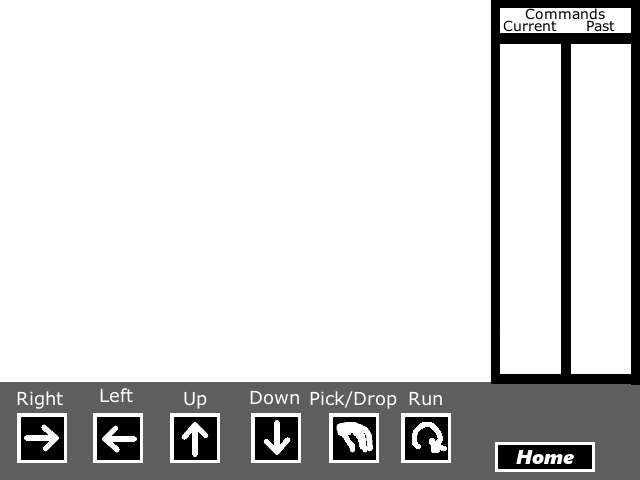
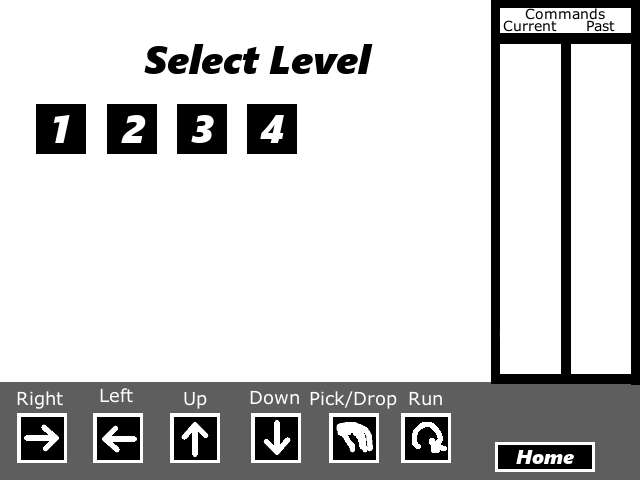
Layer changes from the first 640px x 480px image to the second:
added group "Layer Group #10" with 2 layers above "Layer Group #9" over [247, 104, 297, 154]
added layer "4" in group "Layer Group #10" over [260, 115, 284, 143]
added layer "text #5" in group "Layer Group #10" over [247, 104, 297, 154]
added group "Layer Group #9" with 2 layers above "Layer Group #8" over [177, 104, 227, 154]
added layer "3" in group "Layer Group #9" over [191, 115, 214, 143]
added layer "text #4" in group "Layer Group #9" over [177, 104, 227, 154]
added group "Layer Group #8" with 2 layers above "Layer Group #7" over [107, 104, 157, 154]
added layer "2" in group "Layer Group #8" over [121, 115, 146, 143]
added layer "text #3" in group "Layer Group #8" over [107, 104, 157, 154]
added group "Layer Group #7" with 2 layers above "Layer Group #5" over [36, 104, 86, 154]
added layer "1" in group "Layer Group #7" over [53, 115, 70, 143]
added layer "text #2" in group "Layer Group #7" over [36, 104, 86, 154]
added layer "Select Level" in group "Layer Group #4" over [144, 44, 373, 74]
